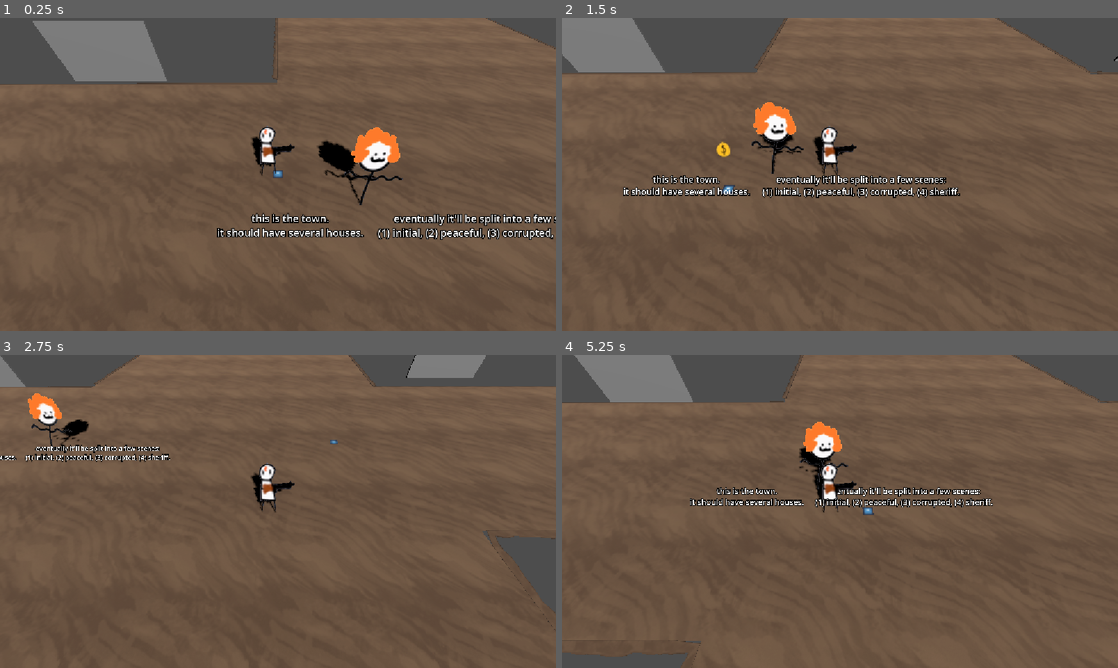
Above: before the commit, frames 1-4 (two rows, left to right).
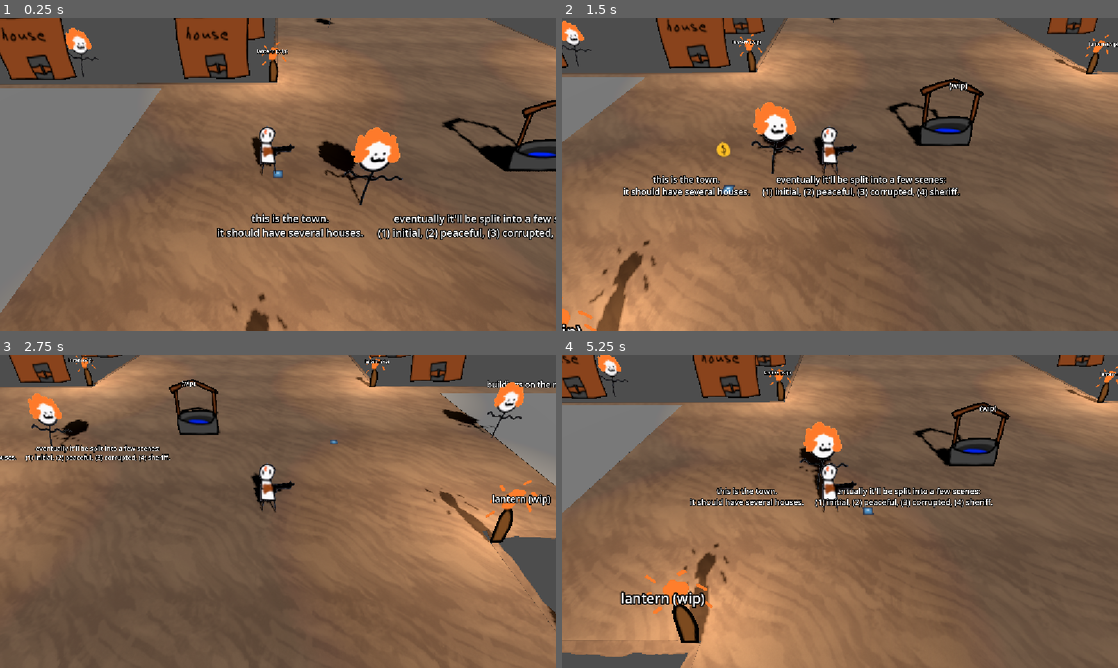
Above: after the commit, the same moments.

Repository: gmuGADIG/DEADSHOT
Game: Godot game, scene res://world/levels/town/level_town_1.tscn
Two runs of this game, one before a commit and one after it. Both use one fixed random seed, a clock stepped at 60 frames per second and the inputs below. This scene is started directly instead of the project's main scene. The engine's default icon, where the game draws it, is replaced by a stand-in: a white triangle on a blue panel in a dark square.
Inputs (mouse positions are in pixels of both pictures, inside the frame that each line leads up to):
- Up to frame 1 (0.25 s): no input
- Up to frame 2 (1.5 s): tap Enter at 0.5 s; move the mouse to (962, 158) at 0.52 s; press the mouse at (962, 158) at 0.53 s; hold D (move_right) 0.53-1.28 s; move the mouse to (728, 190) at 1.27 s; release the mouse at (728, 190) at 1.28 s; hold S (move_down) from 1.28 s (still down); tap E (interact) at 1.35 s
- Up to frame 3 (2.75 s): move the mouse to (333, 442) at 2.02 s; release S (move_down) at 2.03 s; hold D (move_right) from 2.03 s (still down); tap Space (roll) at 2.1 s
- Up to frame 4 (5.25 s): move the mouse to (812, 574) at 2.77 s; release D (move_right) at 2.78 s; hold W (move_up) 2.78-3.53 s; right-click (812, 574) at 2.85 s; move the mouse to (1006, 558) at 3.52 s; press the mouse at (1006, 558) at 3.53 s; hold A (move_left) 3.53-5.03 s; move the mouse to (673, 464) at 4.27 s; release the mouse at (673, 464) at 4.28 s; tap E (interact) at 4.35 s; move the mouse to (867, 511) at 5.02 s; hold S (move_down) from 5.03 s (still down); tap Space (roll) at 5.1 s

The runs differ from the first frame. In frame 1, 52% of the frame differs, in the area x 0-100%, y 0-100%; in frame 2, 41%; in frame 3, 40%; in frame 4, 49%.

Commit message:
Update level_town_1.tscn

Diff:
--- a/world/levels/town/level_town_1.tscn
+++ b/world/levels/town/level_town_1.tscn
@@ -6,6 +6,9 @@
 [ext_resource type="PackedScene" uid="uid://0ndhmibsve8k" path="res://world/comment/comment.tscn" id="4_0hyq2"]
 [ext_resource type="PackedScene" uid="uid://d3stqami0urg7" path="res://world/npc/test/npc_test.tscn" id="5_jrcoc"]
 [ext_resource type="Script" uid="uid://rvaetvwo5p3h" path="res://systems/dialog/dialog_timeline.gd" id="6_qoiyb"]
+[ext_resource type="PackedScene" uid="uid://8er7o8byf7v1" path="res://world/decoration/well/well.tscn" id="7_f3sn8"]
+[ext_resource type="PackedScene" uid="uid://cgj018oscuhf6" path="res://world/decoration/buildings/house.tscn" id="7_qoiyb"]
+[ext_resource type="PackedScene" uid="uid://crroyl2puavcb" path="res://world/decoration/floor_lantern/floor_lantern.tscn" id="9_ycak7"]
 
 [sub_resource type="NavigationMesh" id="NavigationMesh_jsebj"]
 vertices = PackedVector3Array(12.672548, 0.49, 3.7185097, 12.672548, 0.49, 2.7185097, 10.922548, 0.49, 2.7185097, 10.17 …(310 unchanged characters)…
@@ -32,16 +35,15 @@
 curve = SubResource("Curve3D_j5c1u")
 material = ExtResource("2_suwgb")
 
-[node name="Saloon" type="CSGBox3D" parent="." index="2"]
-transform = Transform3D(2.0004485, 0, 0, 0, 1.5672383, 0, 0, 0, 1.5981263, -12.562617, 0.7766113, -10.65599)
+[node name="EncounterPlaceholder" type="CSGBox3D" parent="." index="2"]
+transform = Transform3D(4.45, 0, 0, 0, -2.560613e-07, 1.497, 0, -5.858, -6.543595e-08, -22.049597, -0.072, 0.35922477)
 use_collision = true
-size = Vector3(3.676, 2.553, 0.1)
+size = Vector3(6.500116, 2.553, 0.1)
 
-[node name="Sheriff\'s Office" type="CSGBox3D" parent="." index="3"]
-editor_description = "Sheriff's Office"
-transform = Transform3D(1.6531699, 0, 0, 0, 1.2202348, 0, 0, 0, 1.3296973, 30.593292, 1.5532227, -9.857863)
+[node name="EncounterPlaceholder" type="CSGBox3D" parent="EncounterPlaceholder" index="0"]
+transform = Transform3D(4.45, 0, 0, 0, 5.8580008, 6.467729e-08, 0, -3.517373e-07, 1.497, 14.916029, 0.0489756, -0.012945548)
 use_collision = true
-size = Vector3(3.676, 2.553, 0.1)
+size = Vector3(1.5559372, 0.3750664, 0.1)
 
 [node name="Left" type="Node3D" parent="EntryPoints" index="0"]
 transform = Transform3D(1, 0, 0, 0, 1, 0, 0, 0, 1, -33.51223, 0, 0.56269884)
@@ -59,7 +61,7 @@
 target_scene = "uid://crgv6bkolrlyy"
 target_entry_point = "Left"
 
-[node name="Notes" type="Node3D" parent="." index="7"]
+[node name="Notes" type="Node3D" parent="." index="6"]
 
 [node name="Comment" parent="Notes" index="0" instance=ExtResource("4_0hyq2")]
 transform = Transform3D(1, 0, 0, 0, 1, 0, 0, 0, 1, 0.39030218, 0, 3.104404)
@@ -71,8 +73,115 @@
 text = "eventually it'll be split into a few scenes:
 (1) initial, (2) peaceful, (3) corrupted, (4) sheriff."
 
-[node name="NPCs" type="Node3D" parent="." index="8"]
+[node name="NPCs" type="Node3D" parent="." index="7"]
 
 [node name="NPCTest" parent="NPCs" index="0" instance=ExtResource("5_jrcoc")]
 transform = Transform3D(1, 0, 0, 0, 1, 0, 0, 0, 1, 3.444736, 0, 1.1609888)
 timelime = SubResource("Resource_1ab8i")
+
+[node name="Comment" parent="." index="9" instance=ExtResource("4_0hyq2")]
+transform = Transform3D(1, 0, 0, 0, 1, 0, 0, 0, 1, -23.247622, 0.020611577, -0.72196484)
+text = "town encounter #1
+"
+
+[node name="House" parent="." index="10" instance=ExtResource("7_qoiyb")]
+transform = Transform3D(1, 0, 0, 0, 1, 0, 0, 0, 1, -4.1851654, 0, -9.456607)
+
+[node name="House2" parent="." index="11" instance=ExtResource("7_qoiyb")]
+transform = Transform3D(1, 0, 0, 0, 1, 0, 0, 0, 1, -15.697407, 0, -9.255409)
+
+[node name="House3" parent="." index="12" instance=ExtResource("7_qoiyb")]
+transform = Transform3D(1, 0, 0, 0, 1, 0, 0, 0, 1, -37.801994, 0, -9.322165)
+
+[node name="House4" parent="." index="13" instance=ExtResource("7_qoiyb")]
+transform = Transform3D(1, 0, 0, 0, 1, 0, 0, 0, 1, -26.080996, 0, -9.161853)
+
+[node name="House5" parent="." index="14" instance=ExtResource("7_qoiyb")]
+transform = Transform3D(1, 0, 0, 0, 1, 0, 0, 0, 1, 29.335035, 0, -9.78521)
+
+[node name="House6" parent="." index="15" instance=ExtResource("7_qoiyb")]
+transform = Transform3D(1, 0, 0, 0, 1, 0, 0, 0, 1, 51.324898, 0, -10.264383)
+
+[node name="House7" parent="." index="16" instance=ExtResource("7_qoiyb")]
+transform = Transform3D(0.9999999, 0, 0, 0, 1, 0, 0, 0, 0.9999999, -2.9453688, 0, 14.81582)
+
+[node name="House8" parent="." index="17" instance=ExtResource("7_qoiyb")]
+transform = Transform3D(1, 0, 0, 0, 1, 0, 0, 0, 1, -3.0133495, 0, 30.855556)
+
+[node name="House9" parent="." index="18" instance=ExtResource("7_qoiyb")]
+transform = Transform3D(1, 0, 0, 0, 1, 0, 0, 0, 1, 27.416681, 0, 14.947302)
+
+[node name="House10" parent="." index="19" instance=ExtResource("7_qoiyb")]
+transform = Transform3D(1, 0, 0, 0, 1, 0, 0, 0, 1, 28.085875, 0, 31.056675)
+
+[node name="House11" parent="." index="20" instance=ExtResource("7_qoiyb")]
+transform = Transform3D(1, 0, 0, 0, 1, 0, 0, 0, 1, -3.4736514, 0, -16.997604)
+
+[node name="House12" parent="." index="21" instance=ExtResource("7_qoiyb")]
+transform = Transform3D(1, 0, 0, 0, 1, 0, 0, 0, 1, -3.930201, 0, -32.848045)
+
+[node name="House13" parent="." index="22" instance=ExtResource("7_qoiyb")]
+transform = Transform3D(1, 0, 0, 0, 1, 0, 0, 0, 1, 27.704462, 0, -32.856525)
+
+[node name="House14" parent="." index="23" instance=ExtResource("7_qoiyb")]
+transform = Transform3D(1, 0, 0, 0, 1, 0, 0, 0, 1, 27.870256, 0, -16.99298)
+
+[node name="FloorLantern" parent="." index="24" instance=ExtResource("9_ycak7")]
+transform = Transform3D(1, 0, 0, 0, 1, 0, 0, 0, 1, 0.026645184, 0.059490204, 7.5032425)
+
+[node name="FloorLantern2" parent="." index="25" instance=ExtResource("9_ycak7")]
+transform = Transform3D(1, 0, 0, 0, 1, 0, 0, 0, 1, -0.3611474, 9.536743e-07, -8.45751)
+
+[node name="FloorLantern3" parent="." index="26" instance=ExtResource("9_ycak7")]
+transform = Transform3D(1, 0, 0, 0, 1, 0, 0, 0, 1, 23.951942, -9.536743e-07, 7.2849736)
+
+[node name="FloorLantern4" parent="." index="27" instance=ExtResource("9_ycak7")]
+transform = Transform3D(1, 0, 0, 0, 1, 0, 0, 0, 1, 23.73373, 0, -8.143075)
+
+[node name="Well" parent="." index="28" instance=ExtResource("7_f3sn8")]
+transform = Transform3D(1, 0, 0, 0, 1, 0, 0, 0, 1, 10.871329, -1.9345382e-06, -0.6220263)
+
+[node name="NPCTest" parent="." index="29" instance=ExtResource("5_jrcoc")]
+transform = Transform3D(1, 0, 0, 0, 1, 0, 0, 0, 1, 28.9888, 0.06661462, -0.24382162)
+
+[node name="NPCTest2" parent="." index="30" instance=ExtResource("5_jrcoc")]
+transform = Transform3D(1, 0, 0, 0, 1, 0, 0, 0, 1, -2.0644188, 0, 18.85057)
+
+[node name="NPCTest3" parent="." index="31" instance=ExtResource("5_jrcoc")]
+transform = Transform3D(1, 0, 0, 0, 1, 0, 0, 0, 1, -2.2126114, 0, -29.987091)
+
+[node name="NPCTest4" parent="." index="32" instance=ExtResource("5_jrcoc")]
+transform = Transform3D(1, 0, 0, 0, 1, 0, 0, 0, 1, 53.766342, 0, -9.108655)
+
+[node name="NPCTest5" parent="." index="33" instance=ExtResource("5_jrcoc")]
+transform = Transform3D(1, 0, 0, 0, 1, 0, 0, 0, 1, 5.568152, 0.06661421, -20.492699)
+
+[node name="NPCTest6" parent="." index="34" instance=ExtResource("5_jrcoc")]
+transform = Transform3D(1, 0, 0, 0, 1, 0, 0, 0, 1, -13.430821, 0, -9.557451)
+
+[node name="NPCTest7" parent="." index="35" instance=ExtResource("5_jrcoc")]
+transform = Transform3D(1, 0, 0, 0, 1, 0, 0, 0, 1, 26.523659, 0, 32.32901)
+
+[node name="Comment2" parent="." index="36" instance=ExtResource("4_0hyq2")]
+transform = Transform3D(1, 0, 0, 0, 1, 0, 0, 0, 1, -22.202072, 2.05485, 0.24540901)
+text = "Buildings on this left side named from left to right: Outhouse, bank, saloon, house"
+size = 2.0
+
+[node name="Comment3" parent="." index="37" instance=ExtResource("4_0hyq2")]
+transform = Transform3D(1, 0, 0, 0, 1, 0, 0, 0, 1, 40.70354, 0, -6.11769)
+text = "buildings on the right side, the sheriff office and the jail."
+size = 2.0
+
+[node name="Comment4" parent="." index="38" instance=ExtResource("4_0hyq2")]
+transform = Transform3D(1, 0, 0, 0, 1, 0, 0, 0, 1, 13.095308, 2.127441, -23.150051)
+text = "planned to put general store, water tower, most likely another house and a outhouse"
+size = 2.0
+
+[node name="Comment5" parent="." index="39" instance=ExtResource("4_0hyq2")]
+transform = Transform3D(1, 0, 0, 0, 1, 0, 0, 0, 1, 11.546692, 1.8184146e-06, 19.782948)
+text = "the buildings down here will be a gun store, a abandoned stable with fences, (showen with the two houses on the side). and another house."
+size = 2.0
+
+[node name="Comment6" parent="." index="40" instance=ExtResource("4_0hyq2")]
+transform = Transform3D(1, 0, 0, 0, 1, 0, 0, 0, 1, 41.8584, 0.98787177, 0.89964545)
+text = "town encounter #2"
Not shown: 1 places in world/levels/town/level_town_1.tscn that only renumber resources
